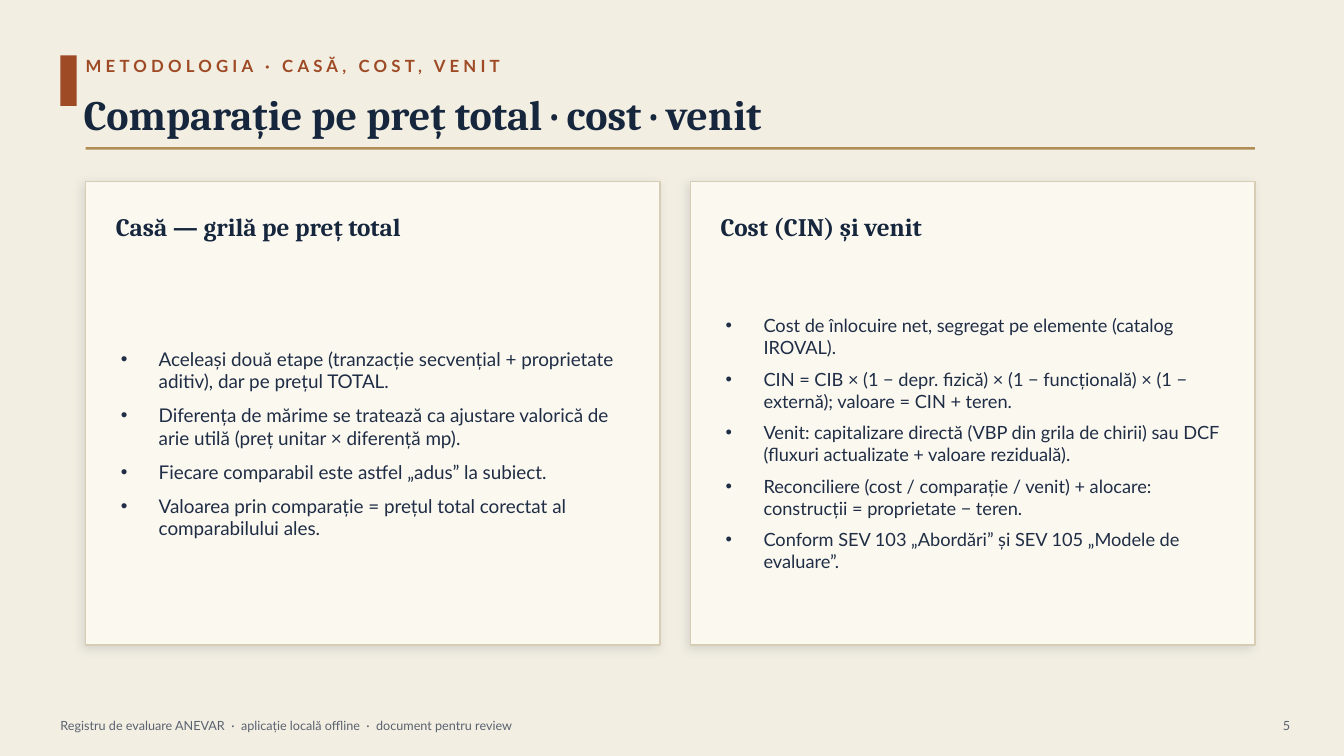
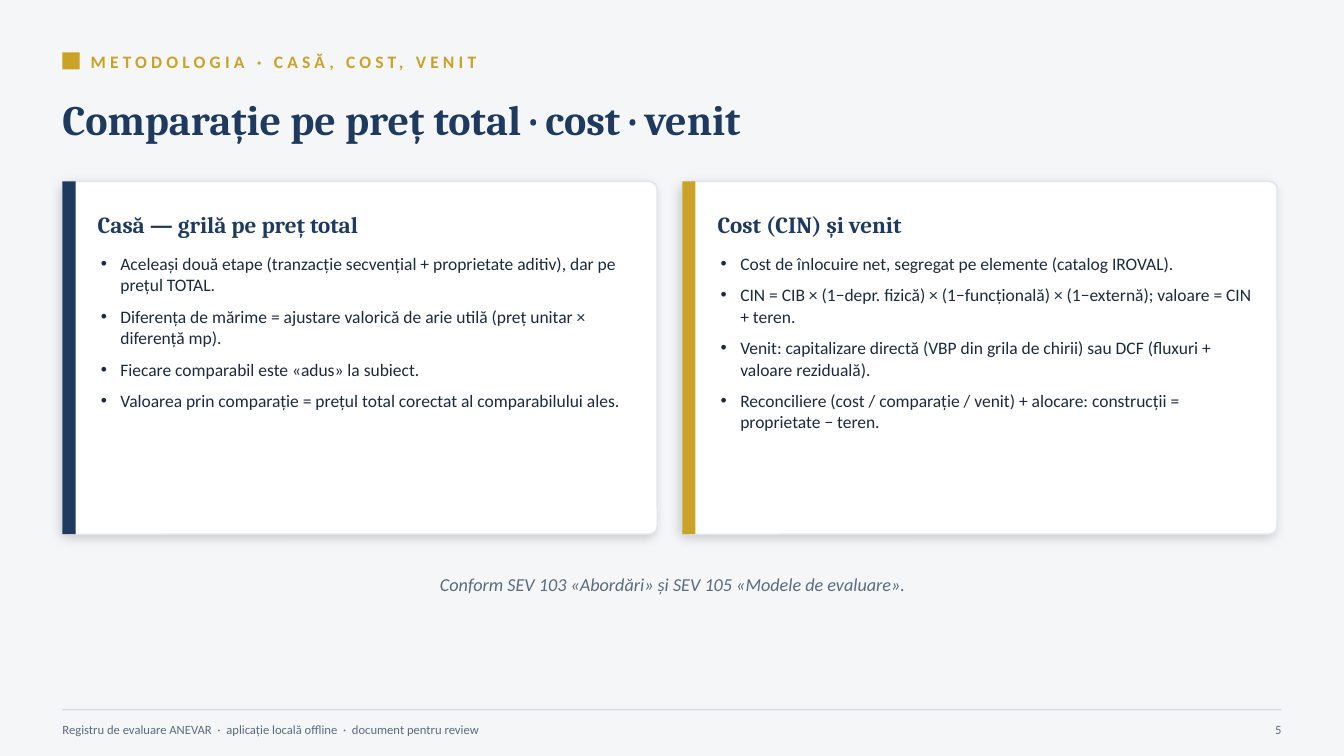
Before and after one commit to adrianserbanescu-byte/anevar, a slide deck: slide 5 of docs/prezentare-aplicatie.pptx. Drawn at 1344x756 pixels with LibreOffice and Linux fonts; fonts in the diff are those of the drawing. Boxes give left, top, right and bottom in pixels: in the first picture for what was removed or moved away, otherwise in the second. Text is boxed around its words. In the diff, an @@ line names an element or a change of style, - is before the commit and + after.

```diff
--- a/docs/prezentare-aplicatie.pptx
+++ b/docs/prezentare-aplicatie.pptx
@@ background #F2EEE2 to #F5F6F8 @@
@@ rectangle: place and size @@
-rectangle at [60, 55, 77, 106]
+rectangle at [63, 52, 80, 70]
@@ rectangle at [63, 52, 80, 70]: fill #9D4A25 to #C9A227 @@
@@ text "METODOLOGIA · CASĂ, COST, VENIT" at [91, 46, 1200, 77]: size 12 to 12.5 pt, font Lato to Calibri, text colour #9D4A25 to #C9A227 @@
@@ text "Comparație pe preț total · ...": place and size @@
-text "Comparație pe preț total · ..." at [84, 101, 762, 139]
+text "Comparație pe preț total · ..." at [62, 106, 741, 144]
@@ text "Comparație pe preț total · ..." at [62, 106, 741, 144]: text colour #16263D to #1F3A5F @@
@@ rectangle removed at [86, 147, 1255, 150] @@
@@ rectangle: place and size @@
-rectangle at [86, 181, 660, 645]
+rectangle at [63, 181, 76, 534]
@@ rectangle at [63, 181, 76, 534]: fill #FBF8F0 to #1F3A5F; outline #D7CDB4 1 pt to none; shadow off @@
@@ rounded rectangle added at [63, 181, 657, 534], fill #FFFFFF, outline #E2E6EC 1 pt @@
@@ text "Casă — grilă pe preț ...": place and size @@
-text "Casă — grilă pe preț ..." at [116, 218, 400, 242]
+text "Casă — grilă pe preț ..." at [98, 217, 358, 238]
@@ text "Casă — grilă pe preț ..." at [98, 217, 358, 238]: size 18 to 16.5 pt, text colour #16263D to #1F3A5F @@
@@ rounded rectangle: place and size @@
-rounded rectangle at [691, 181, 1255, 645]
+rounded rectangle at [683, 181, 1277, 534]
@@ rounded rectangle at [683, 181, 1277, 534]: rectangle to rounded rectangle; fill #FBF8F0 to #FFFFFF; outline #D7CDB4 1 pt to #E2E6EC 1 pt; shadow changed @@
@@ rectangle added at [683, 181, 696, 534], fill #C9A227 @@
@@ text "Cost (CIN) și venit" at [718, 216, 902, 238]: size 18 to 16.5 pt, text colour #16263D to #1F3A5F @@
@@ text "Aceleași două etape (tranzacție secvențial ...": place and size @@
-text "Aceleași două etape (tranzacție secvențial ..." at [159, 351, 613, 539]
+text "Aceleași două etape (tranzacție secvențial ..." at [120, 257, 619, 410]
@@ text "Aceleași două etape (tranzacție secvențial ..." at [120, 257, 619, 410]: vertical alignment middle to top @@
@@ text at [120, 257, 619, 410]: size 13.5 to 12.5 pt, font Lato to Calibri, text colour #1F2D45 to #1B2A3D in "Aceleași două etape (tranzacție secvențial + proprietate ...", "Valoarea prin comparație = prețul total corectat ..."; indent changed; line spacing 1 to 1.03; less space between paragraphs @@
@@ text "Cost de înlocuire net, segregat ..." at [740, 257, 1251, 431]: vertical alignment middle to top @@
@@ text "Cost de înlocuire net, segregat ...": place and size @@
-text "Cost de înlocuire net, segregat ..." at [764, 318, 1219, 568]
+text "Cost de înlocuire net, segregat ..." at [740, 257, 1251, 431]
@@ text at [740, 257, 1173, 431]: size 13 to 12.5 pt, font Lato to Calibri, text colour #1F2D45 to #1B2A3D in "Cost de înlocuire net, segregat pe elemente ...", "Reconciliere (cost / comparație / venit) + ..."; indent changed; line spacing 1 to 1.03; less space between paragraphs @@
@@ text at [740, 288, 1251, 379]: text changed; size 13 to 12.5 pt; font Lato to Calibri; text colour #1F2D45 to #1B2A3D @@
-• CIN = CIB × (1 − depr. fizică) × (1 − funcțională) × (1 − externă); valoare = CIN + teren.
-• Venit: capitalizare directă (VBP din grila de chirii) sau DCF (fluxuri actualizate + valoare reziduală).
+• CIN = CIB × (1−depr. fizică) × (1−funcțională) × (1−externă); valoare = CIN + teren.
+• Venit: capitalizare directă (VBP din grila de chirii) sau DCF (fluxuri + valoare reziduală).
@@ text at [120, 310, 572, 379]: text changed; size 13.5 to 12.5 pt; font Lato to Calibri; text colour #1F2D45 to #1B2A3D @@
-• Diferența de mărime se tratează ca ajustare valorică de arie utilă (preț unitar × diferență mp).
-• Fiecare comparabil este astfel „adus” la subiect.
+• Diferența de mărime = ajustare valorică de arie utilă (preț unitar × diferență mp).
+• Fiecare comparabil este «adus» la subiect.
@@ text at [764, 532, 1180, 568]: paragraph removed @@
-• Conform SEV 103 „Abordări” și SEV 105 „Modele de evaluare”.
@@ text added at [440, 578, 905, 594], 13 pt, text #5B6B7F, italic @@
+Conform SEV 103 «Abordări» și SEV 105 «Modele de evaluare».
@@ text "Registru de evaluare ANEVAR · ..." at [62, 725, 479, 736]: font Lato to Calibri, text colour #5A6270 to #5B6B7F @@
@@ line added from (63, 710) to (1281, 710), #D8DCE3 1 pt @@
@@ text "5" at [1275, 726, 1281, 734]: font Lato to Calibri, text colour #5A6270 to #5B6B7F @@
@@ text "5": place and size @@
-text "5" at [1283, 721, 1290, 730]
+text "5" at [1275, 726, 1281, 734]
```
Also in this commit, not shown: 11 other slides changed, 4 other files.
